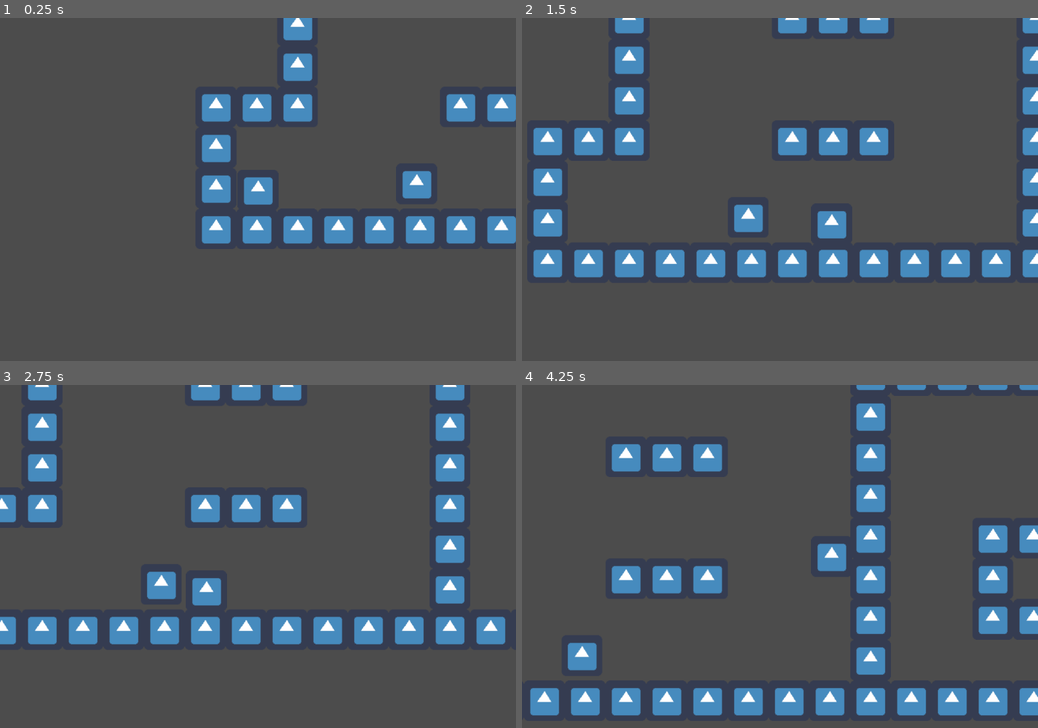
Above: before the commit, frames 1-4 (two rows, left to right).
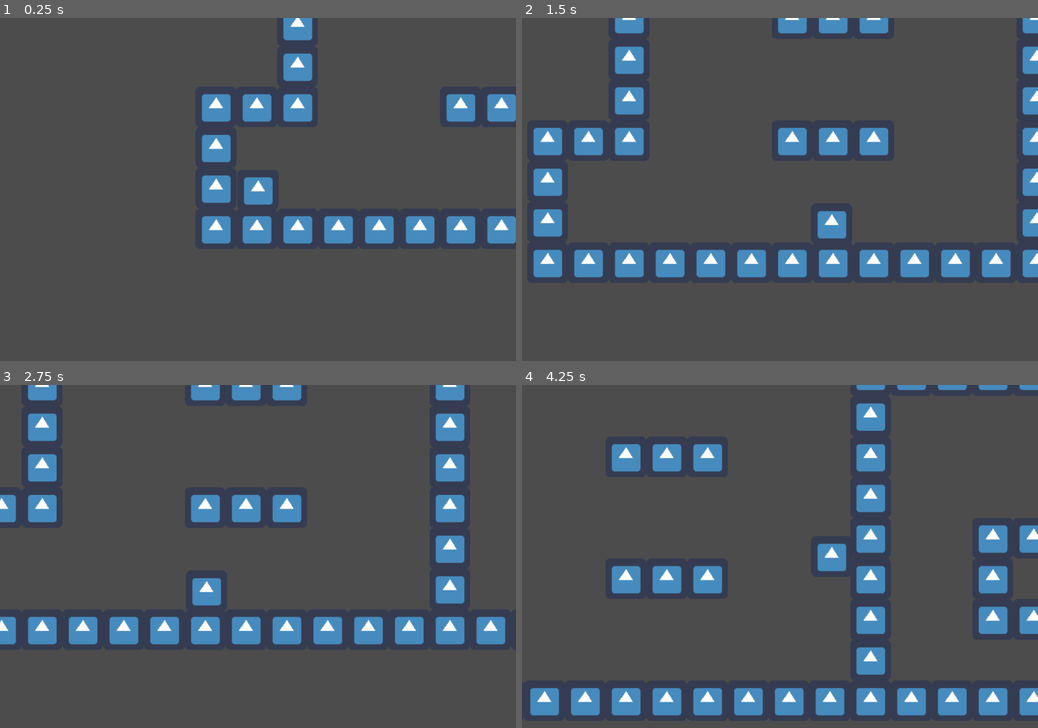
Above: after the commit, the same moments.

Repository: VMoonDev/SlimeShuffle
Game: Godot game, scene res://Level1/Level1.tscn
The game is run twice, just before and just after one commit, with the same random seed, the same clock (stepped at 60 frames per second) and the same inputs. The engine's default icon, where the game draws it, is replaced by a stand-in: a white triangle on a blue panel in a dark square.
Inputs:
- Up to frame 1 (0.25 s): no input
- Up to frame 2 (1.5 s): tap Enter at 0.5 s; hold D (move_right) from 0.53 s (still down); tap Space (jump) at 0.6, 0.77, 1.07 s; tap E (attack) at 1.35 s
- Up to frame 3 (2.75 s): tap Space (jump) at 1.52, 1.55, 1.82, 2.1 s; release D (move_right) at 2.03 s; hold A (move_left) from 2.03 s (still down)
- Up to frame 4 (4.25 s): release A (move_left) at 2.78 s; hold D (move_right) from 2.78 s (still down); tap E (attack) at 2.85 s; tap Space (jump) at 3.02, 3.05, 3.32, 3.6, 3.77, 4.07 s

The runs differ from the first frame. In frame 1, 0.5% of the frame differs, in the area x 78-84%, y 44-53%; in frame 2, 0.4%; in frame 3, 0.4%; in frame 4, 0.5%.

Commit message:
Add timer to jump power

Diff:
--- a/project/JumpPower/JumpPower.gd
+++ b/project/JumpPower/JumpPower.gd
@@ -1 +1,13 @@
 extends Area2D
+
+var player
+
+func _on_Node2D_body_entered(body):
+	$PowerTimer.start()
+	body.wall_jump_max_set(20)
+	player = body
+
+
+func _on_PowerTimer_timeout():
+	player.wall_jump_max_set(2)
+	queue_free()
--- a/project/JumpPower/JumpPower.tscn
+++ b/project/JumpPower/JumpPower.tscn
@@ -6,7 +6,7 @@
 [sub_resource type="RectangleShape2D" id=1]
 extents = Vector2( 32, 31 )
 
-[node name="Node2D" type="Area2D"]
+[node name="JumpPowerUp" type="Area2D"]
 script = ExtResource( 1 )
 
 [node name="Sprite" type="Sprite" parent="."]
@@ -15,4 +15,9 @@
 [node name="CollisionShape2D" type="CollisionShape2D" parent="."]
 shape = SubResource( 1 )
 
+[node name="PowerTimer" type="Timer" parent="."]
+wait_time = 5.0
+one_shot = true
+
 [connection signal="body_entered" from="." to="." method="_on_Node2D_body_entered"]
+[connection signal="timeout" from="PowerTimer" to="." method="_on_PowerTimer_timeout"]
--- a/project/Level1/Level1.tscn
+++ b/project/Level1/Level1.tscn
@@ -49,5 +49,8 @@
 wait_time = 10.0
 autostart = true
 
-[node name="Node2D" parent="." instance=ExtResource( 4 )]
-position = Vector2( 283, 473 )
+[node name="JumpPowerUp" parent="." instance=ExtResource( 4 )]
+position = Vector2( 1802, 459 )
+
+[node name="JumpPowerUp2" parent="." instance=ExtResource( 4 )]
+position = Vector2( 1156, -446 )
--- a/project/Pawn/Pawn.gd
+++ b/project/Pawn/Pawn.gd
@@ -8,7 +8,7 @@
 var _velocity := Vector2.ZERO
 var _is_jumping := false
 var _wall_jumped := 0
-var _wall_jump_max := 2
+var wall_jump_max := 2 setget wall_jump_max_set
 
 func _physics_process(delta):
 	_gravity(delta)
@@ -24,7 +24,7 @@
 	if Input.is_action_just_pressed("jump") and _is_jumping == false:
 		_is_jumping = true
 		_velocity.y = -_JUMPSTRENGTH
-	if Input.is_action_just_pressed("jump") and is_on_wall() and _wall_jumped < _wall_jump_max:
+	if Input.is_action_just_pressed("jump") and is_on_wall() and _wall_jumped < wall_jump_max:
 		_wall_jumped += 1
 		_velocity.y = -_JUMPSTRENGTH
 	_velocity = move_and_slide(_velocity, Vector2.UP)
@@ -38,9 +38,14 @@
 	else:
 		_velocity.y += _GRAVITY * delta
 
+
 func _attack():
 	if Input.is_action_just_pressed("attack"):
 		_velocity.x *= 2
 
+func wall_jump_max_set(new_value):
+	wall_jump_max = new_value
+
+
 func _power_up():
-	_wall_jump_max = 20
+	wall_jump_max = 20
